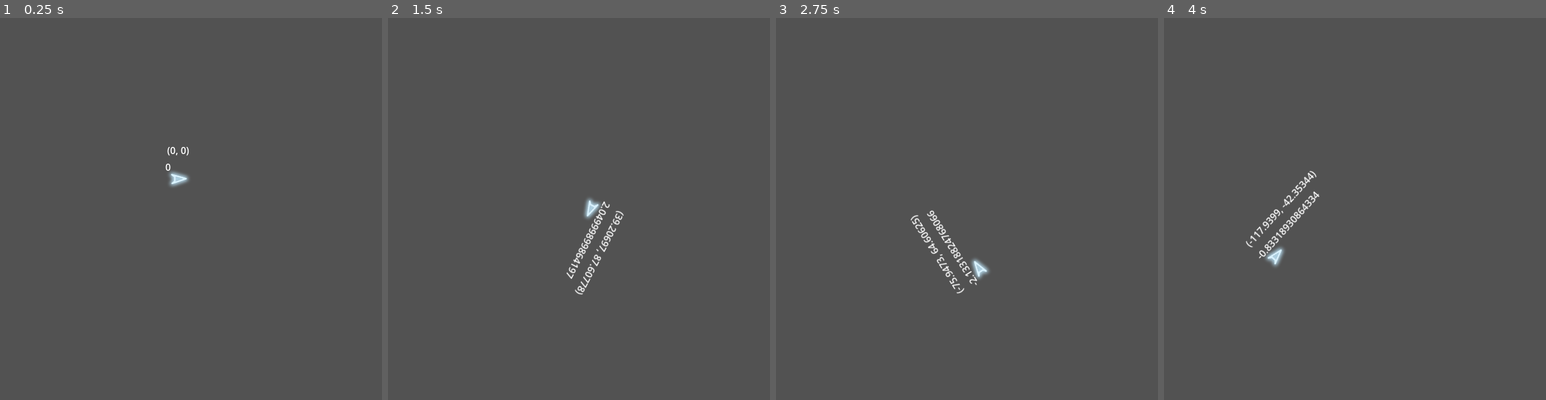
Above: before the commit, frames 1-4 (left to right).
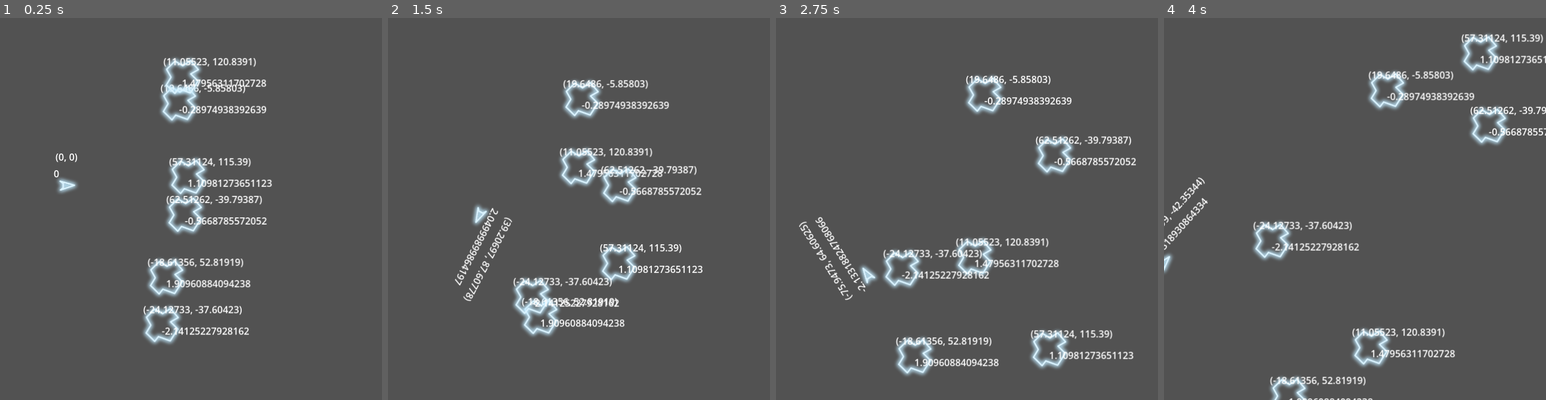
Above: after the commit, the same moments.

Repository: davidward462/asteroids
Game: Godot game, scene res://scenes/main.tscn
Two runs of this game, one before a commit and one after it. Both use one fixed random seed, a clock stepped at 60 frames per second and the inputs below.
Inputs:
- Up to frame 1 (0.25 s): no input
- Up to frame 2 (1.5 s): hold W (accelerate) 0.53-1.28 s; hold D (rotate_clockwise) 0.53-1.28 s; tap A (rotate_counterclockwise) at 1.35 s
- Up to frame 3 (2.75 s): hold W (accelerate) from 2.03 s (still down); hold D (rotate_clockwise) from 2.03 s (still down)
- Up to frame 4 (4 s): release D (rotate_clockwise) at 2.78 s; tap A (rotate_counterclockwise) at 2.85 s; release W (accelerate) at 3.53 s; hold D (rotate_clockwise) from 3.53 s (still down)

The runs differ from the first frame. In frame 1, 6.4% of the frame differs, in the area x 14-72%, y 10-86%; in frame 2, 7.2%; in frame 3, 7.3%, in the area x 5-95%, y 14-94%; in frame 4, 6.6%.

Commit message:
add random movement to asteroids

Diff:
--- a/scenes/asteroid_large.tscn
+++ b/scenes/asteroid_large.tscn
@@ -7,6 +7,7 @@
 radius = 27.0185
 
 [node name="Asteroid_large" type="CharacterBody2D"]
+collision_layer = 2
 script = ExtResource("1_xngqx")
 
 [node name="CollisionShape2D" type="CollisionShape2D" parent="."]
@@ -18,3 +19,9 @@
 [node name="RotationLabel" type="Label" parent="."]
 offset_right = 40.0
 offset_bottom = 23.0
+
+[node name="VelocityLabel" type="Label" parent="."]
+offset_left = -31.0
+offset_top = -36.0
+offset_right = 9.0
+offset_bottom = -13.0
--- a/scenes/world.tscn
+++ b/scenes/world.tscn
@@ -1,10 +1,29 @@
-[gd_scene load_steps=3 format=3 uid="uid://lg6n5iwp1ge8"]
+[gd_scene load_steps=4 format=3 uid="uid://lg6n5iwp1ge8"]
 
 [ext_resource type="Script" path="res://scripts/world.gd" id="1_3l47w"]
 [ext_resource type="PackedScene" uid="uid://cali3d76oxemv" path="res://scenes/player.tscn" id="2_y6sv5"]
+[ext_resource type="PackedScene" uid="uid://bu8axnbq6ywwt" path="res://scenes/asteroid_large.tscn" id="3_t00nx"]
 
 [node name="World" type="Node2D"]
 script = ExtResource("1_3l47w")
 
 [node name="Player" parent="." instance=ExtResource("2_y6sv5")]
-position = Vector2(299, 270)
+position = Vector2(112, 281)
+
+[node name="Asteroid_large" parent="." instance=ExtResource("3_t00nx")]
+position = Vector2(295, 143)
+
+[node name="Asteroid_large2" parent="." instance=ExtResource("3_t00nx")]
+position = Vector2(302, 67)
+
+[node name="Asteroid_large3" parent="." instance=ExtResource("3_t00nx")]
+position = Vector2(300, 236)
+
+[node name="Asteroid_large4" parent="." instance=ExtResource("3_t00nx")]
+position = Vector2(294, 338)
+
+[node name="Asteroid_large5" parent="." instance=ExtResource("3_t00nx")]
+position = Vector2(283, 420)
+
+[node name="Asteroid_large6" parent="." instance=ExtResource("3_t00nx")]
+position = Vector2(277, 522)
--- a/scripts/asteroid_large.gd
+++ b/scripts/asteroid_large.gd
@@ -1,17 +1,28 @@
 extends CharacterBody2D
 
+@onready var screen_size = get_viewport_rect().size
+
+# TODO: remove after testing
 @onready var rotation_label: Label = $RotationLabel
+@onready var velocity_label: Label = $VelocityLabel
 
-const SPEED = 10.0
+var speed = 10.0
 var dir = 0.0
 
 func _ready() -> void:
 	randomize()
 	dir = randf_range(PI, -PI)
+	speed = randf_range(20.0, 130.0)
+	velocity = Vector2(speed, 0).rotated(dir)
 
 func _process(delta: float) -> void:
 	rotation_label.text = str(dir)
+	velocity_label.text = str(velocity)
 
 func _physics_process(delta: float) -> void:
 
 	move_and_collide(velocity * delta)
+
+	# Wrap position on screen bounds
+	position.x = wrapf(position.x, 0, screen_size.x)
+	position.y = wrapf(position.y, 0, screen_size.y)
